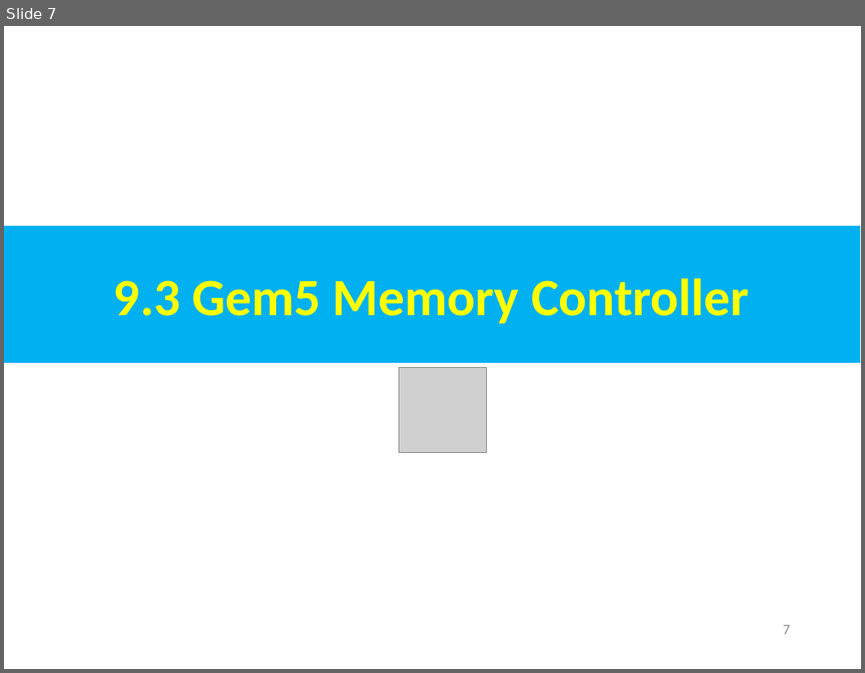
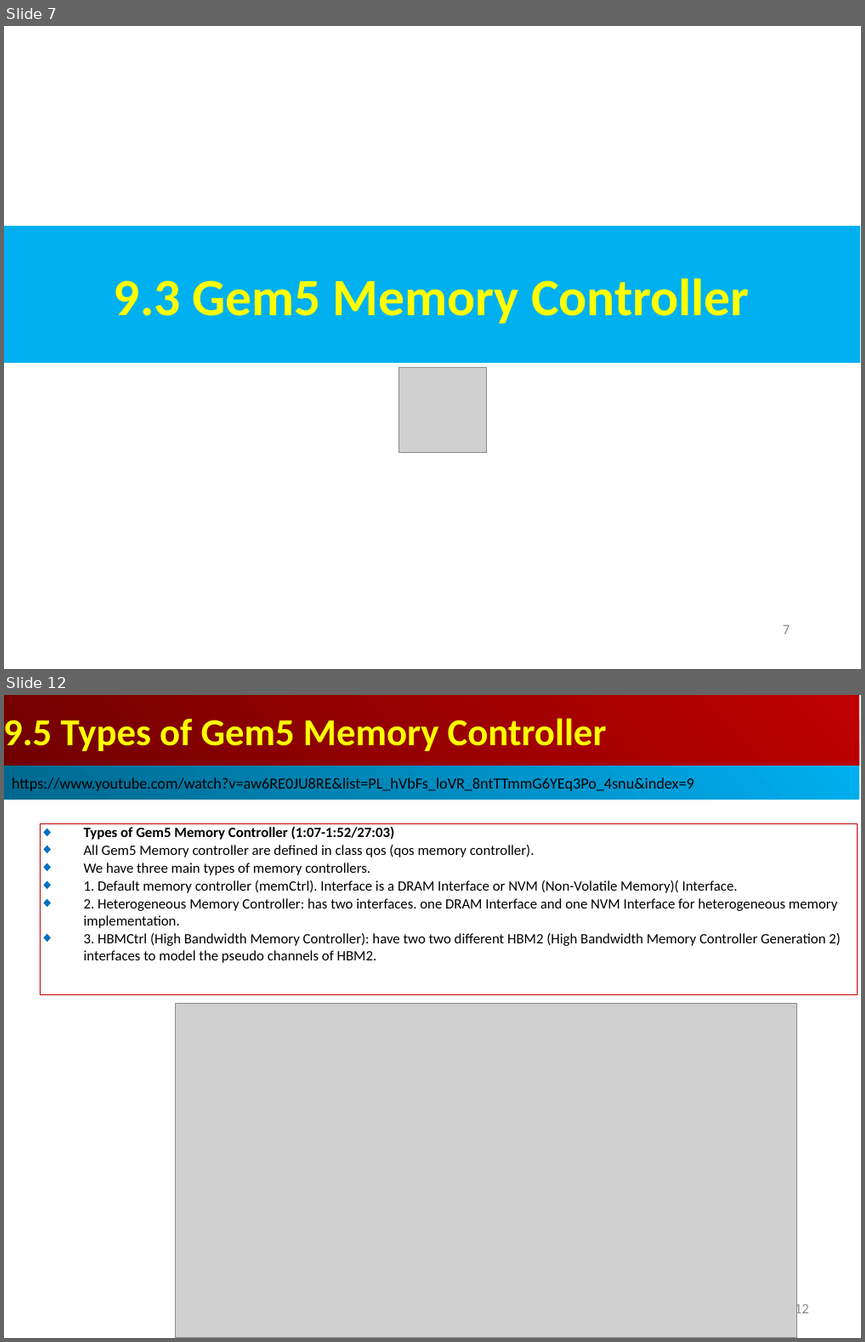
Before and after one commit to peterhchen/AIU_CS850_Gem5_McPAT, a slide deck: 050_Gem5/009.MemMod/000_Video/009.MemMod.ppt. Shown one above the other, each under a label of ours: slide 7 before the commit, slides 7 and 12 after it; the slides between them are not shown. The pictures are 865x673 and 865x1342 pixels, drawn with LibreOffice and Linux fonts; fonts in the diff are those of the drawing; grey boxes stand for pictures. Boxes give left, top, right and bottom in pixels: in the first picture for what was removed or moved away, otherwise in the second. Text is boxed around its words. In the diff, an @@ line names an element or a change of style, - is before the commit and + after.

```diff
--- a/050_Gem5/009.MemMod/000_Video/009.MemMod.ppt
+++ b/050_Gem5/009.MemMod/000_Video/009.MemMod.ppt
@@ slide 12 added at [4, 695, 861, 1338], background #FFFFFF @@
@@ rectangle added at [4, 695, 859, 766], fill gradient #BF0000 to #710000, 32 pt, text #FFFF00, bold @@
+9.5 Types of Gem5 Memory Controller
@@ rectangle added at [4, 766, 859, 800], fill gradient #00AFEF to #00688E, 13 pt, text #000000 @@
+https://www.youtube.com/watch?v=aw6RE0JU8RE&list=PL_hVbFs_loVR_8ntTTmmG6YEq3Po_4snu&index=9
@@ rectangle added at [40, 823, 857, 995], outline #C00000 0.74 pt, 12 pt, text #000000 @@
+◆ Types of Gem5 Memory Controller (1:07-1:52/27:03)
+◆ All Gem5 Memory controller are defined in class qos (qos memory controller).
+◆ We have three main types of memory controllers.
+◆ 1. Default memory controller (memCtrl). Interface is a DRAM Interface or NVM (Non-Volatile Memory)( Interface.
+◆ 2. Heterogeneous Memory Controller: has two interfaces. one DRAM Interface and one NVM Interface for heterogeneous memory implementation.
+◆ 3. HBMCtrl (High Bandwidth Memory Controller): have two two different HBM2 (High Bandwidth Memory Controller Generation 2) interfaces to model the pseudo channels of HBM2.
@@ picture added at [176, 1003, 796, 1338] @@
@@ page number added at [794, 1301, 809, 1316], 12 pt, text #8B8B8B @@
+12
```
Also in this commit, not shown: 1 slide changed, 5 other slides added.
